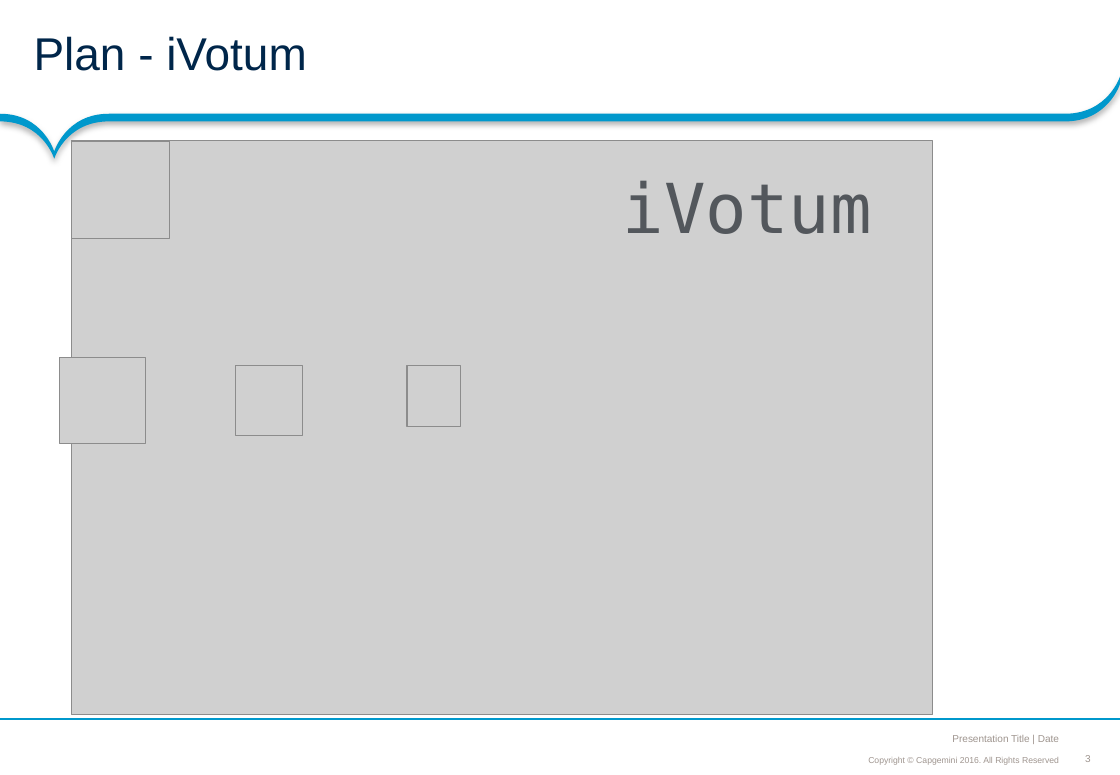
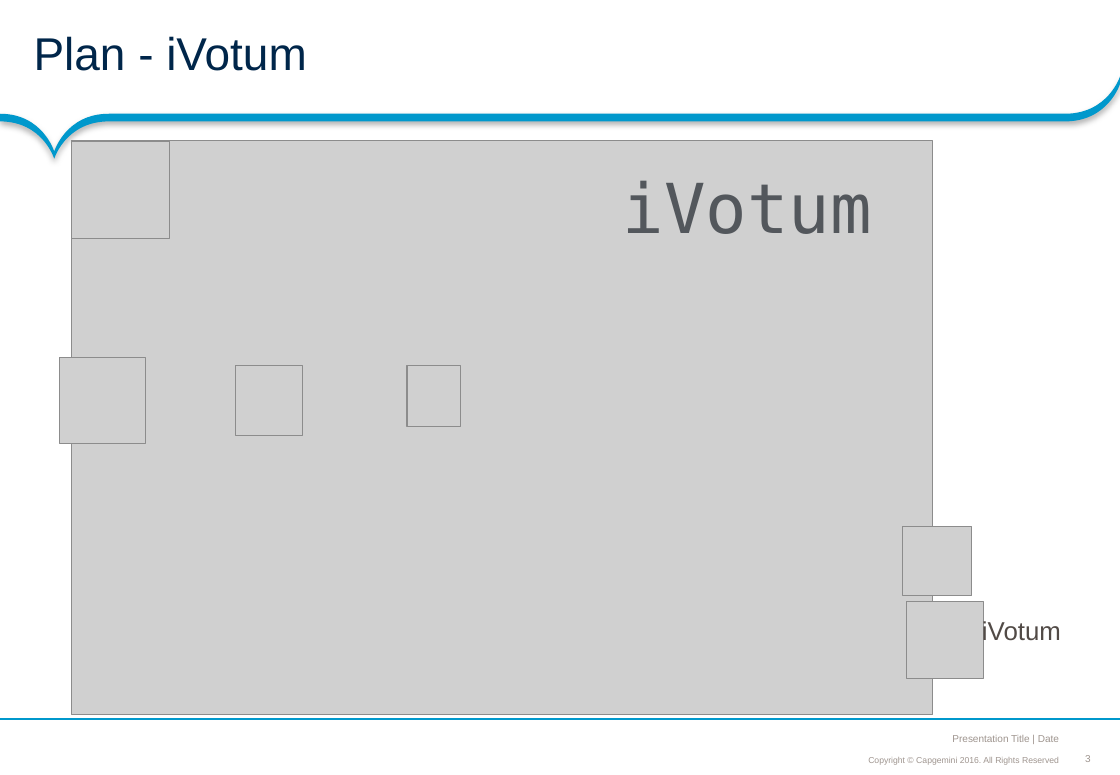
Before and after one commit to leonie0001/LDF_voting, a slide deck: slide 3 of iVotum concept.pptx. Drawn at 1120x775 pixels with LibreOffice and Linux fonts; fonts in the diff are those of the drawing; grey boxes stand for pictures; background and template pictures are left out. Boxes give left, top, right and bottom in pixels: in the first picture for what was removed or moved away, otherwise in the second. Text is boxed around its words. In the diff, an @@ line names an element or a change of style, - is before the commit and + after.

```diff
--- a/iVotum concept.pptx
+++ b/iVotum concept.pptx
@@ picture added at (903,526,972,596) @@
@@ picture added at (907,602,983,678) @@
@@ text added at (982,619,1061,646), 18 pt, text #514A46 @@
+iVotum
```
Also in this commit, not shown: 1 other slide changed.
